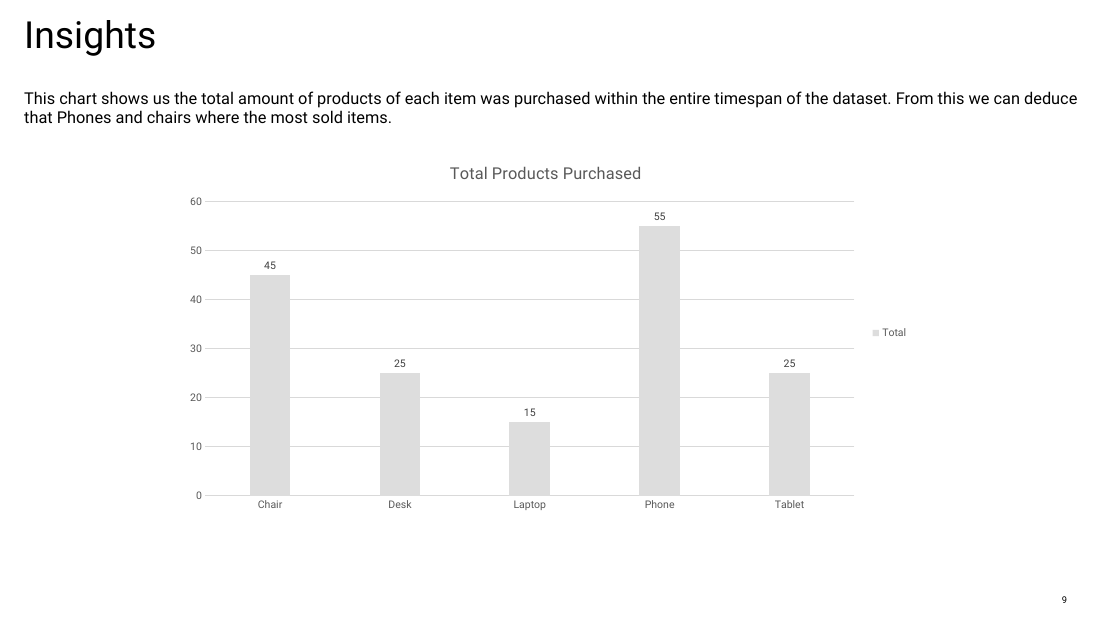
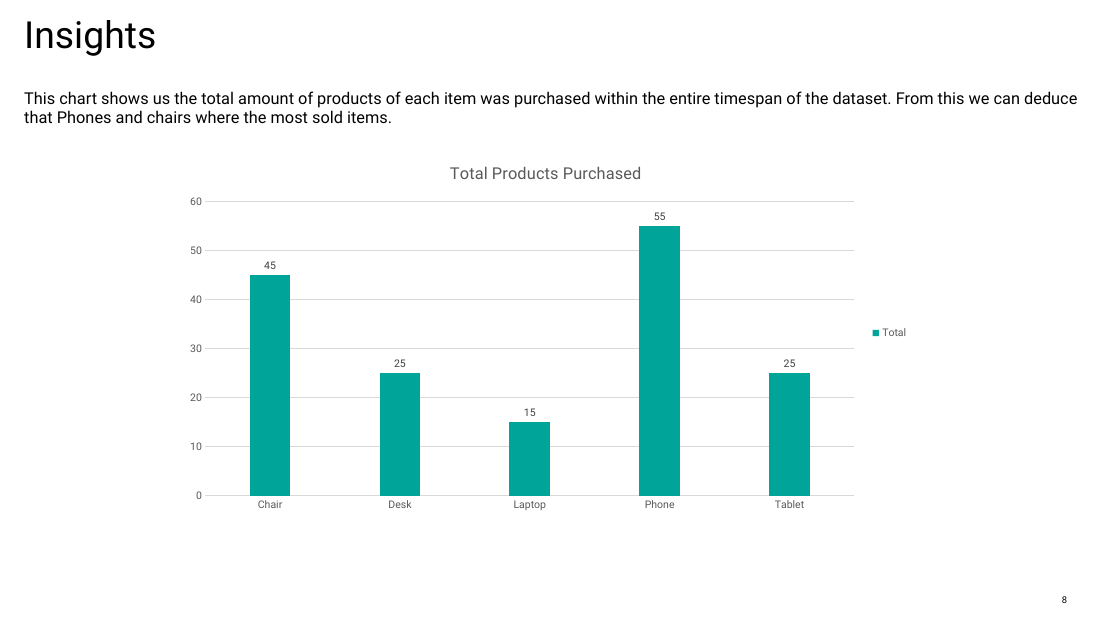
Before and after one commit to sc-grads/sc_TeolanGovender_2026, a slide deck: slide 8 of Sales Data Processing-Project-April2026/project/reports/DataCleaningandAnalysis_SambeConsulting.pptx (slide 9 before the commit). Drawn at 1120x630 pixels with LibreOffice and Linux fonts; fonts in the diff are those of the drawing; background and template pictures are left out. Boxes give left, top, right and bottom in pixels: in the first picture for what was removed or moved away, otherwise in the second. Text is boxed around its words. In the diff, an @@ line names an element or a change of style, - is before the commit and + after.

```diff
--- a/Sales Data Processing-Project-April2026/project/reports/DataCleaningandAnalysis_SambeConsulting.pptx
+++ b/Sales Data Processing-Project-April2026/project/reports/DataCleaningandAnalysis_SambeConsulting.pptx
@@ column chart at bbox=[176, 148, 918, 519] @@
@@ colour of Total #DDDDDD to #00A499 @@
```
Also in this commit, not shown: 7 other slides changed, 1 slide removed, 4 other files.
